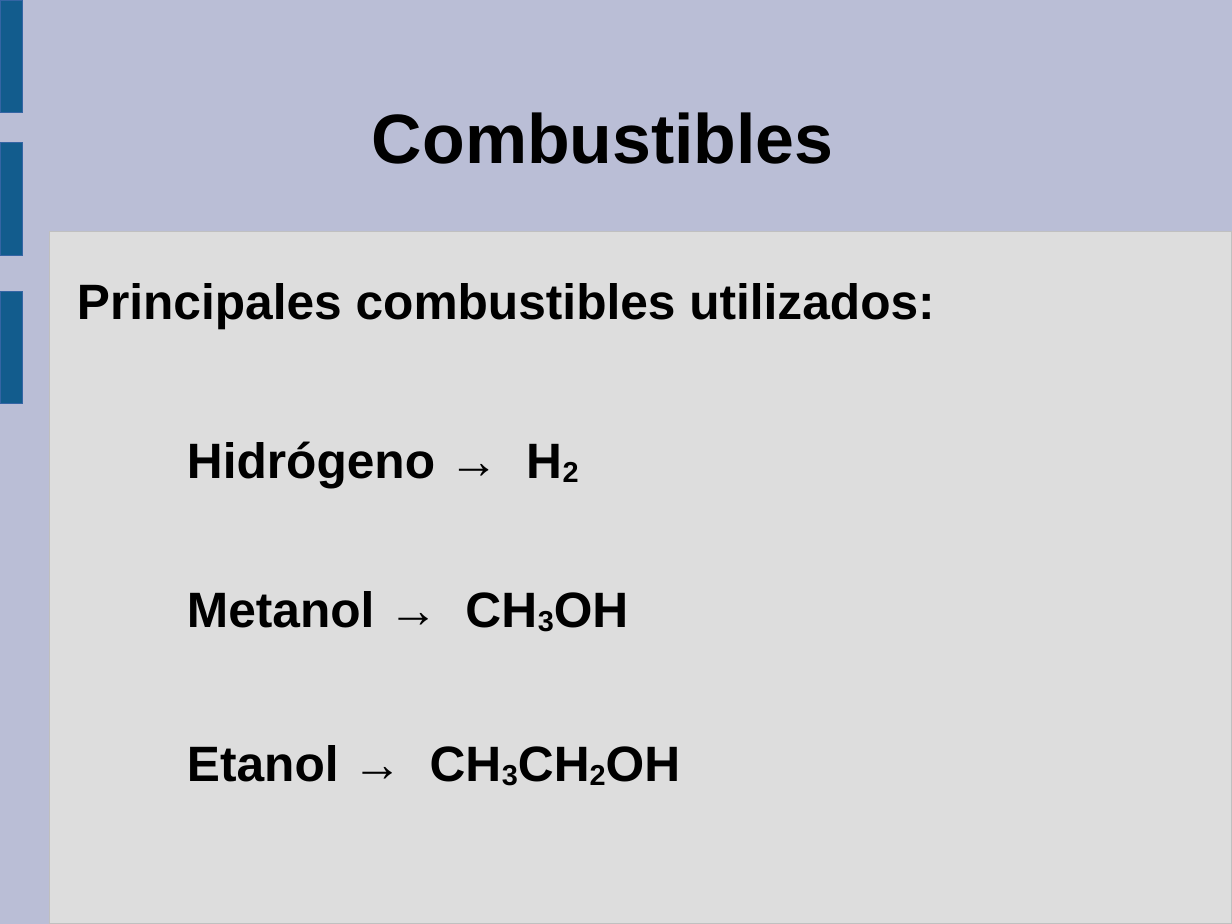
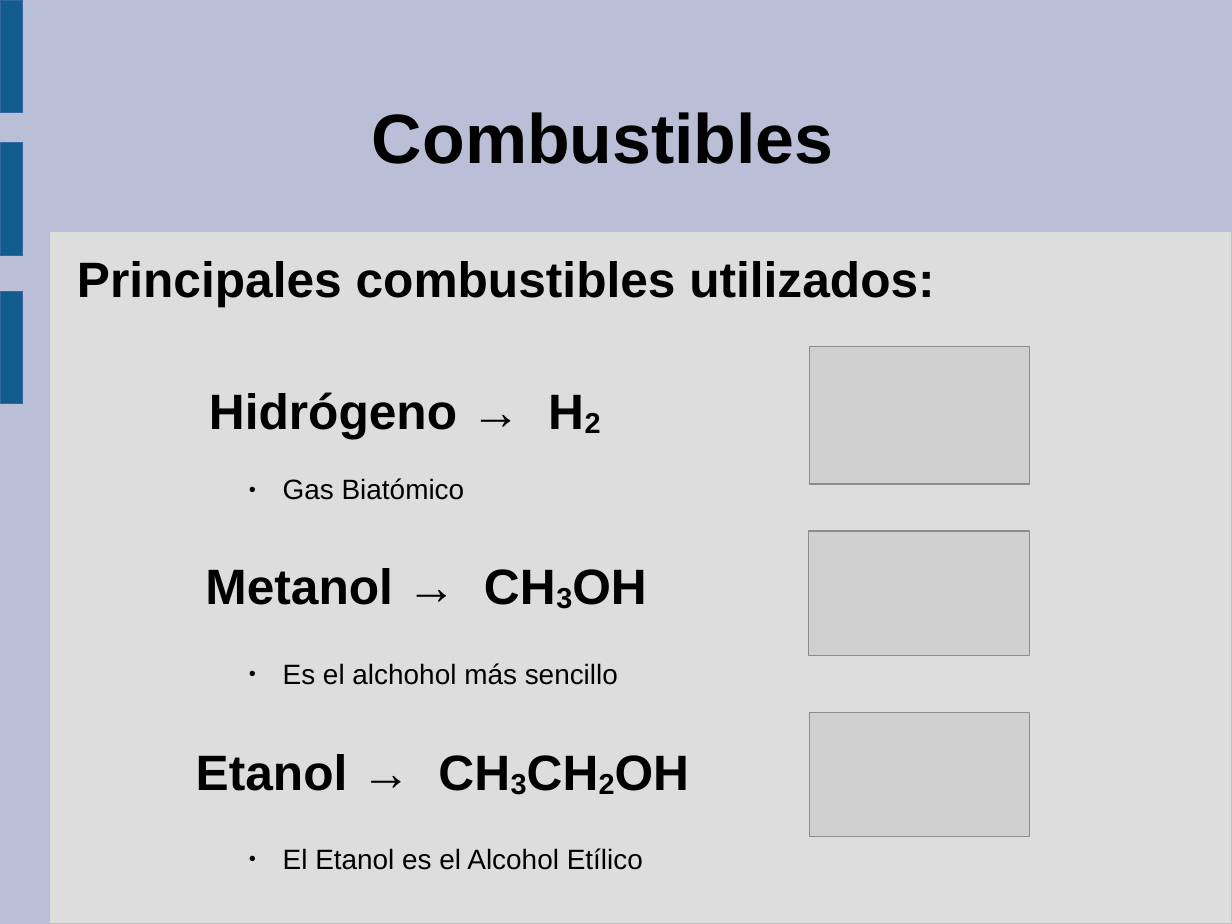
Before and after one commit to guanucoluis/proyecto5r1, a slide deck: slide 1 of Catedras/Tecnologia/Diapositiva de Gonzalo.odp. Drawn at 1232x924 pixels with LibreOffice and Linux fonts; fonts in the diff are those of the drawing; grey boxes stand for pictures. Boxes give left, top, right and bottom in pixels: in the first picture for what was removed or moved away, otherwise in the second. Text is boxed around its words. In the diff, an @@ line names an element or a change of style, - is before the commit and + after.

```diff
--- a/Catedras/Tecnologia/Diapositiva de Gonzalo.odp
+++ b/Catedras/Tecnologia/Diapositiva de Gonzalo.odp
@@ text "Principales combustibles utilizados:": place and size @@
-text "Principales combustibles utilizados:" at (77,283,934,328)
+text "Principales combustibles utilizados:" at (77,261,934,306)
@@ picture added at (809,347,1030,484) @@
@@ text "Hidrógeno → H2": place and size @@
-text "Hidrógeno → H2" at (187,441,435,487)
+text "Hidrógeno → H2" at (209,392,457,438)
@@ text added at (283,478,465,500), 18 pt, text #000000 @@
+● Gas Biatómico
@@ picture added at (809,531,1030,655) @@
@@ text "Metanol → CH3OH": place and size @@
-text "Metanol → CH3OH" at (187,591,375,628)
+text "Metanol → CH3OH" at (205,568,393,605)
@@ text added at (283,663,618,685), 18 pt, text #000000 @@
+● Es el alchohol más sencillo
@@ picture added at (809,713,1030,837) @@
@@ text "Etanol → CH3CH2OH": place and size @@
-text "Etanol → CH3CH2OH" at (187,745,339,782)
+text "Etanol → CH3CH2OH" at (196,754,348,791)
@@ text added at (283,848,643,870), 18 pt, text #000000 @@
+● El Etanol es el Alcohol Etílico
```
Also in this commit, not shown: 3 other slides changed, 6 slides added, 5 slides removed.
